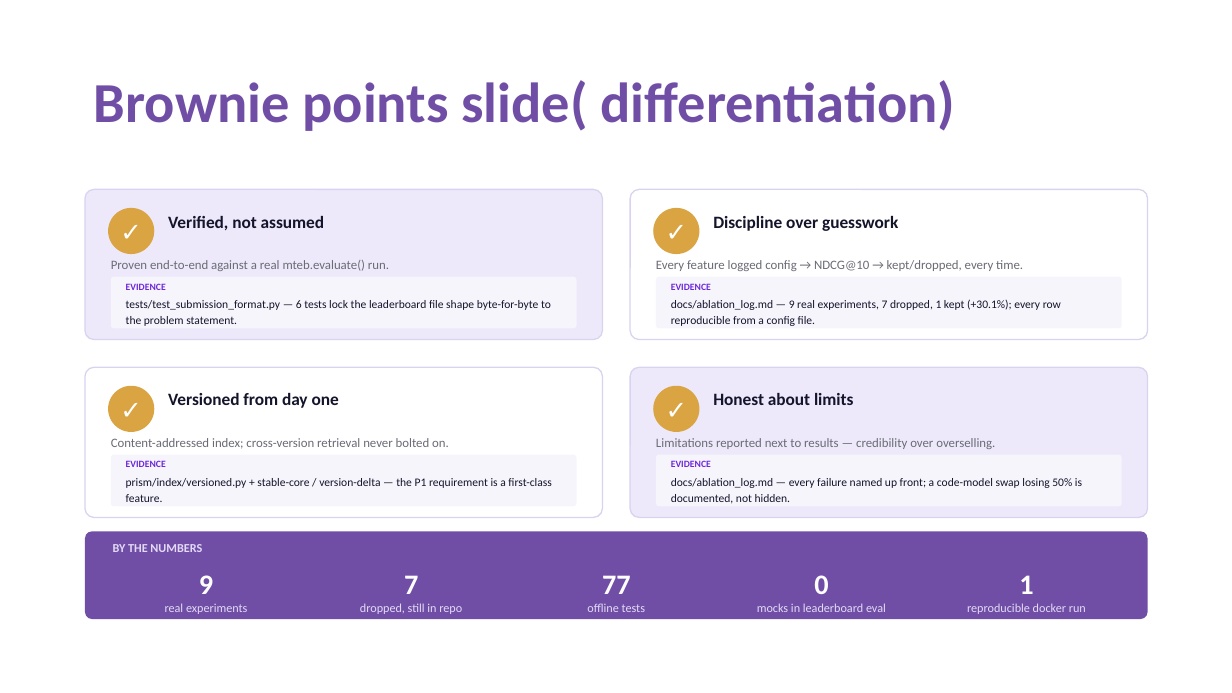
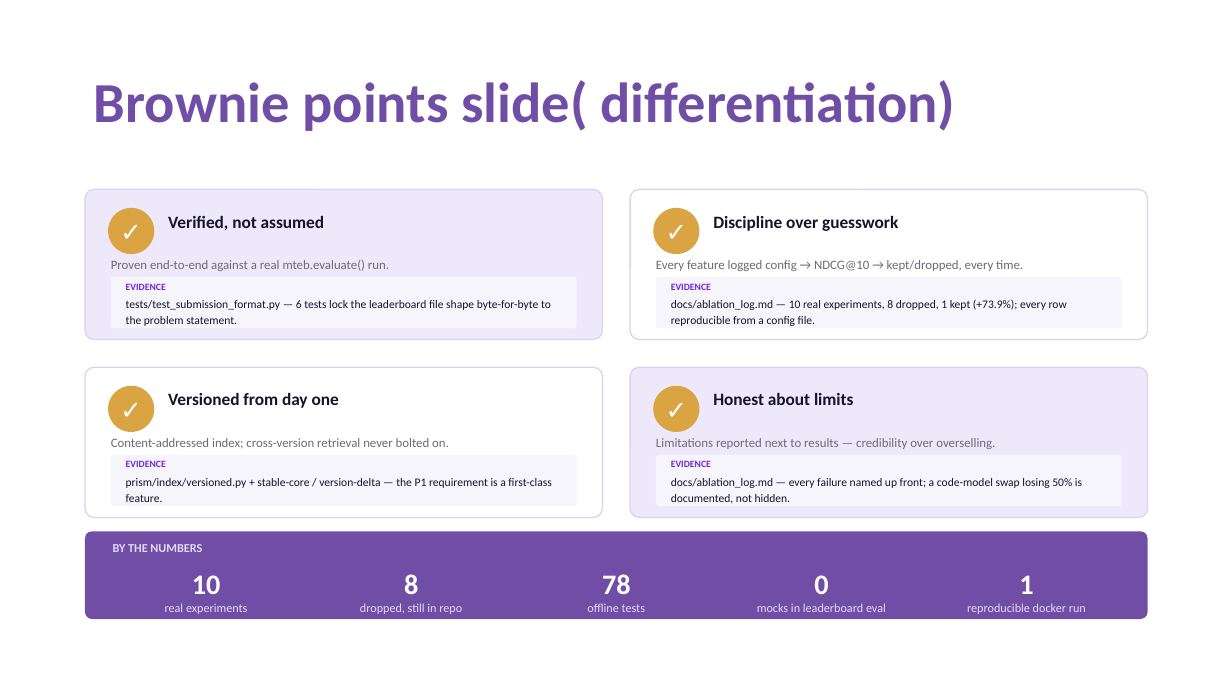
Before and after one commit to Ajha2005/samsung-prism, a slide deck: slide 10 of submission/Thapar_Trace_Submission_ppt.pptx. Drawn at 1232x693 pixels with LibreOffice and Linux fonts; fonts in the diff are those of the drawing. Boxes give left, top, right and bottom in pixels: in the first picture for what was removed or moved away, otherwise in the second. Text is boxed around its words. In the diff, an @@ line names an element or a change of style, - is before the commit and + after.

```diff
--- a/submission/Thapar_Trace_Submission_ppt.pptx
+++ b/submission/Thapar_Trace_Submission_ppt.pptx
@@ text at [671, 299, 1067, 326]: text changed @@
-docs/ablation_log.md — 9 real experiments, 7 dropped, 1 kept (+30.1%); every row reproducible from a config file.
+docs/ablation_log.md — 10 real experiments, 8 dropped, 1 kept (+73.9%); every row reproducible from a config file.
@@ text at [192, 575, 221, 594]: text changed @@
-9
+10
@@ text at [404, 574, 418, 594]: text changed @@
-7
+8
@@ text at [602, 574, 631, 594]: text changed @@
-77
+78
```
Also in this commit, not shown: 6 other slides changed, 1 other file.
